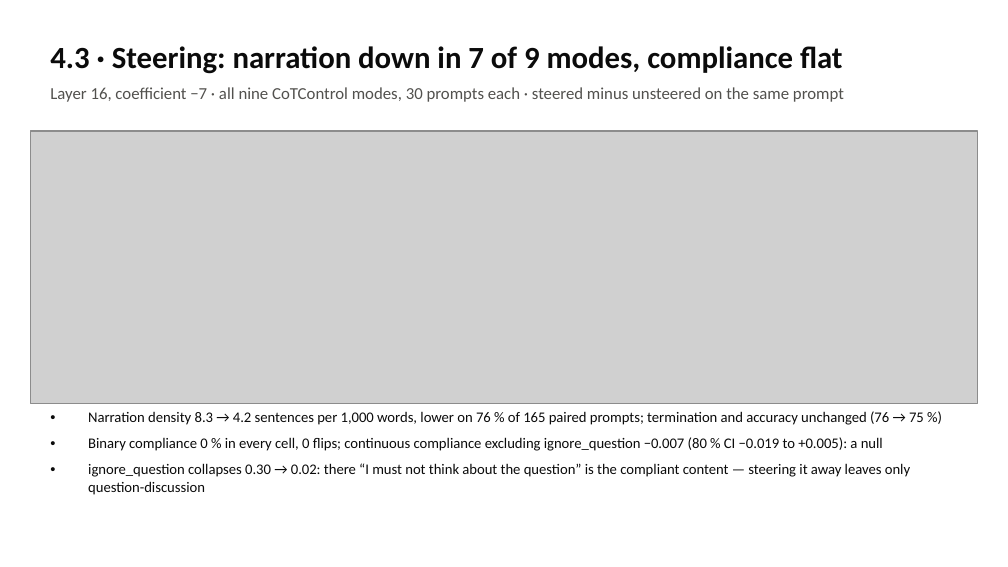
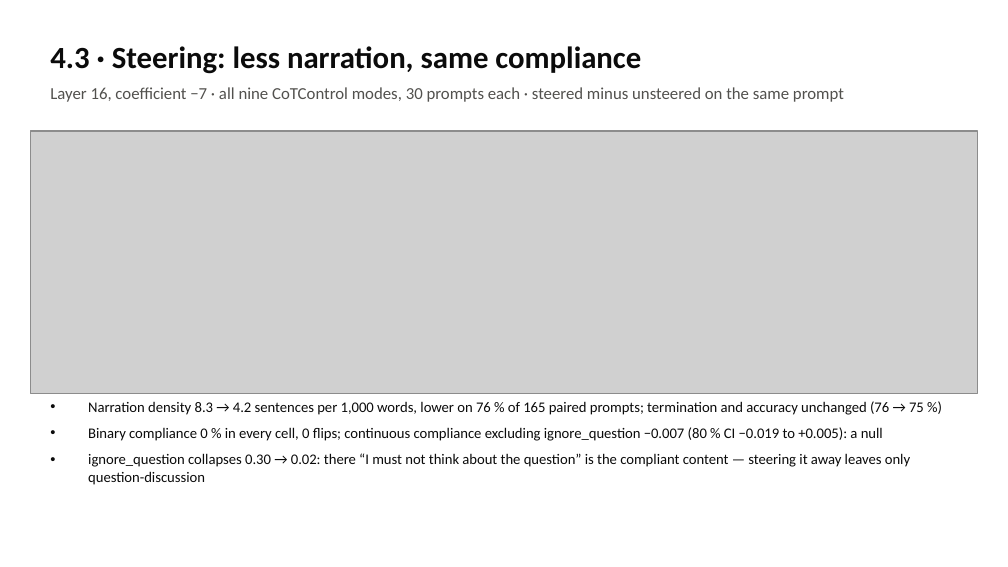
Before and after one commit to kleopatra102/cot-control-ft, a slide deck: slide 10 of META_DISCUSSION_SUMMARY.pptx. Drawn at 1008x567 pixels with LibreOffice and Linux fonts; fonts in the diff are those of the drawing; grey boxes stand for pictures. Boxes give left, top, right and bottom in pixels: in the first picture for what was removed or moved away, otherwise in the second. Text is boxed around its words. In the diff, an @@ line names an element or a change of style, - is before the commit and + after.

Commit message:
deck: final fit fixes on S2 slides

```diff
--- a/META_DISCUSSION_SUMMARY.pptx
+++ b/META_DISCUSSION_SUMMARY.pptx
@@ text at (50, 46, 641, 74): text changed @@
-4.3 · Steering: narration down in 7 of 9 modes, compliance flat
+4.3 · Steering: less narration, same compliance
@@ picture: place and size @@
-picture at (30, 131, 978, 403)
+picture at (30, 131, 978, 393)
@@ text "Narration density 8.3 → 4.2 ...": place and size @@
-text "Narration density 8.3 → 4.2 ..." at (88, 411, 924, 495)
+text "Narration density 8.3 → 4.2 ..." at (88, 401, 924, 485)
```
Also in this commit, not shown: 1 other slide changed, 1 other file.
